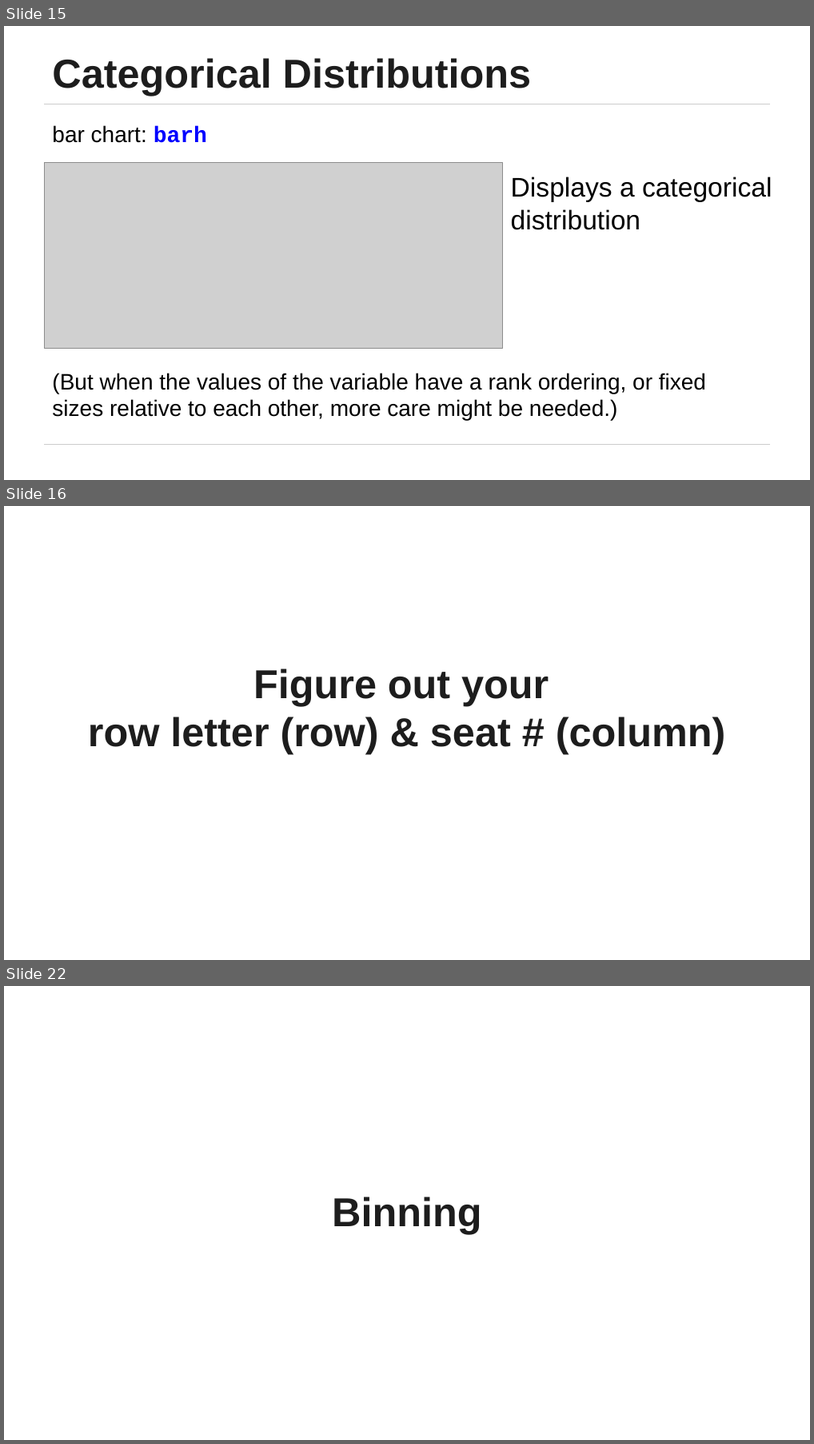
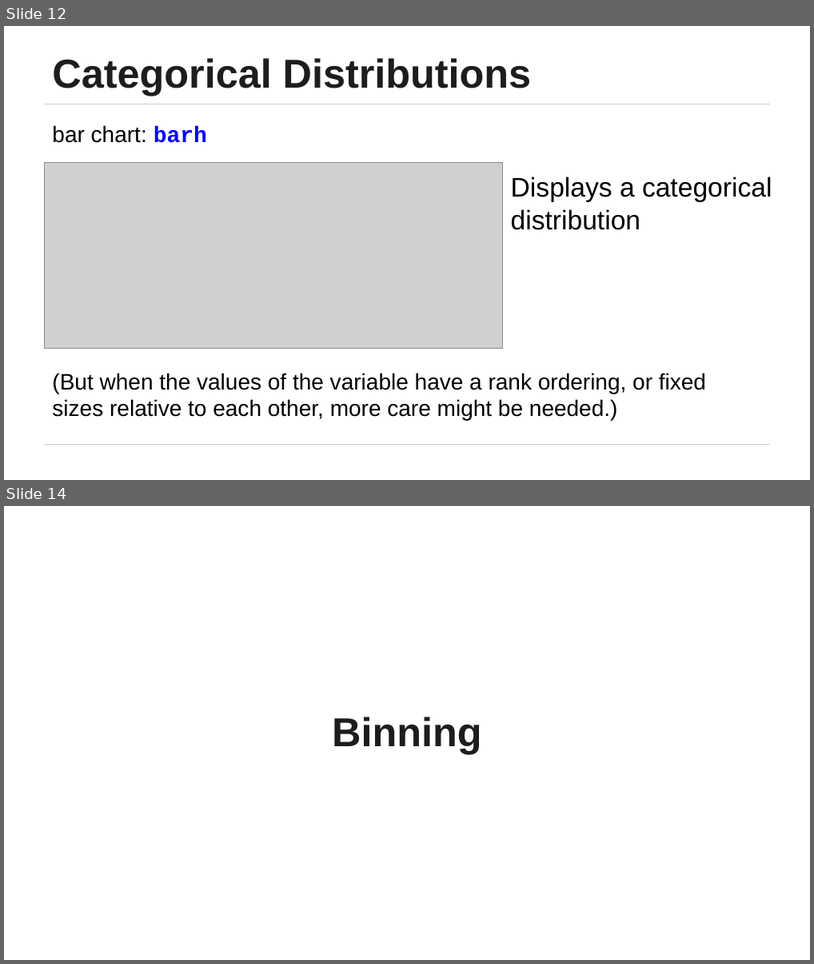
Before and after one commit to stat108ds/current-CS108, a slide deck: modules/module 3/module 3.pptx. Shown one above the other, each under a label of ours: slides 15, 16 and 22 before the commit, slides 12 and 14 after it; the slides between them are not shown. The pictures are 814x1444 and 814x964 pixels, drawn with LibreOffice and Linux fonts; fonts in the diff are those of the drawing; grey boxes stand for pictures. Boxes give left, top, right and bottom in pixels: in the first picture for what was removed or moved away, otherwise in the second. Text is boxed around its words. In the diff, an @@ line names an element or a change of style, - is before the commit and + after.

```diff
--- a/modules/module 3/module 3.pptx
+++ b/modules/module 3/module 3.pptx
@@ slide 16 removed at box(4, 506, 810, 960), background #FFFFFF @@
@@ title removed at box(88, 668, 726, 754) @@
-Figure out your
-row letter (row) & seat # (column)
@@ what was slide 15 is now slide 12 @@
@@ what was slide 22 is now slide 14 @@
```
Also in this commit, not shown: 2 slides added, 9 other slides removed, 6 other files.
